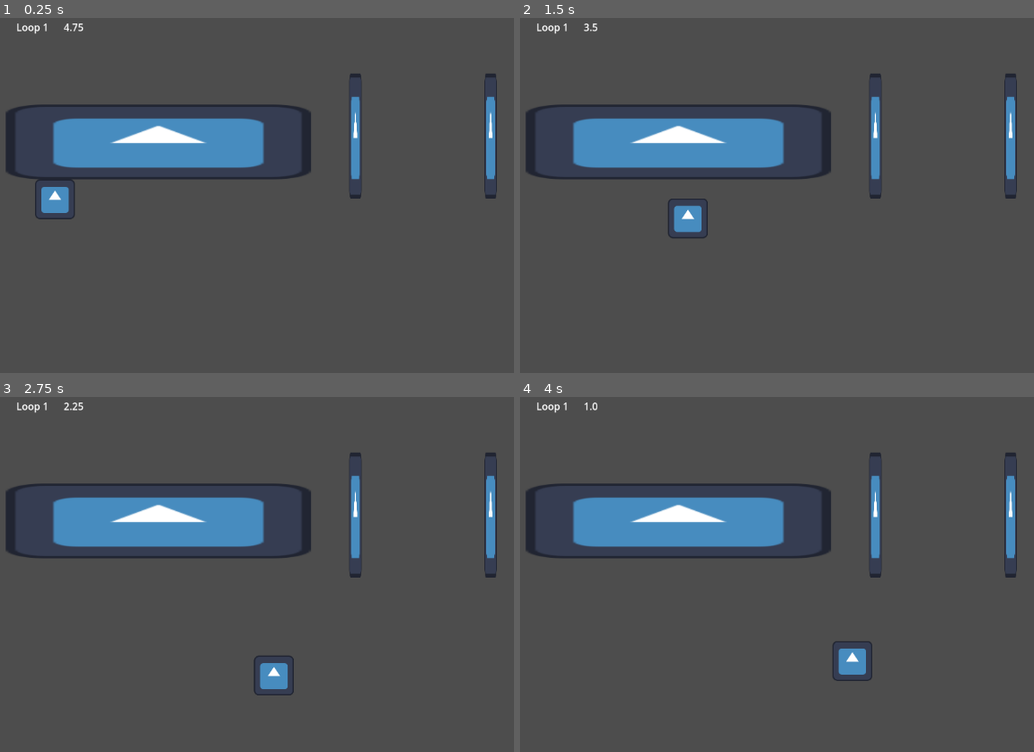
Above: before the commit, frames 1-4 (two rows, left to right).
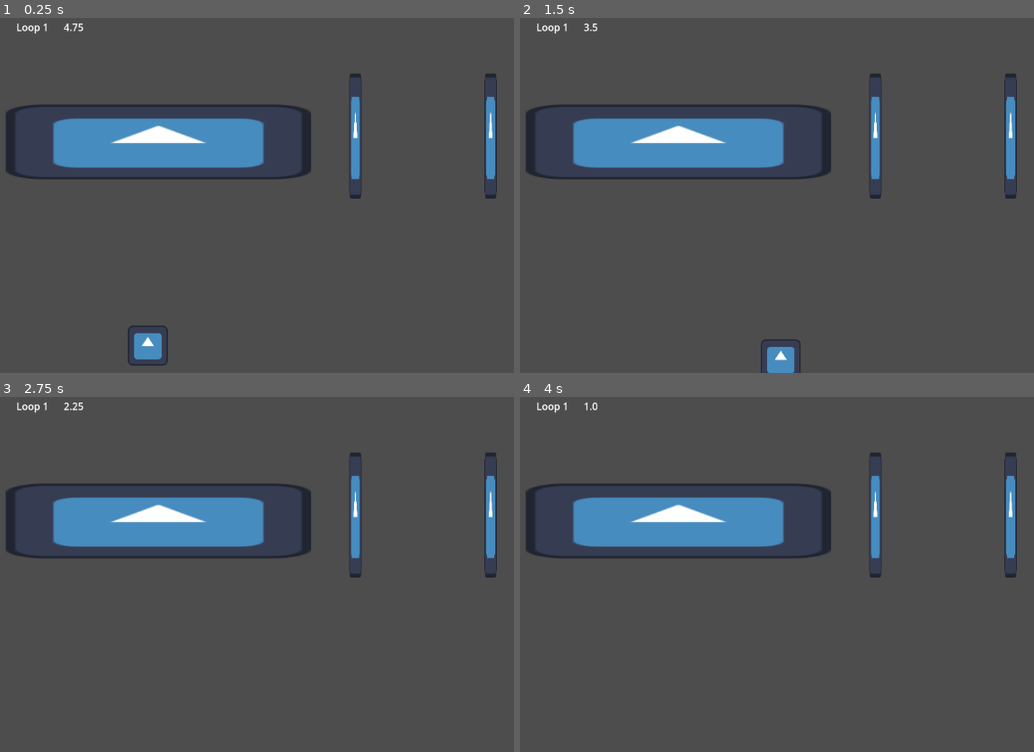
Above: after the commit, the same moments.

Repository: AthertonRoamer/GMTK25
Game: Godot game, scene res://framework/main/main.tscn
Two runs of this game, one before a commit and one after it. Both use one fixed random seed, a clock stepped at 60 frames per second and the inputs below. The engine's default icon, where the game draws it, is replaced by a stand-in: a white triangle on a blue panel in a dark square.
Inputs:
- Up to frame 1 (0.25 s): no input
- Up to frame 2 (1.5 s): tap Enter at 0.5 s; hold D (walk_right) 0.53-1.28 s; tap W (significant_input) at 0.6, 1.35 s; hold S (walk_down) from 1.28 s (still down)
- Up to frame 3 (2.75 s): release S (walk_down) at 2.03 s; hold D (walk_right) from 2.03 s (still down); tap W (significant_input) at 2.1 s
- Up to frame 4 (4 s): tap W (significant_input) at 2.85, 3.6 s; release D (walk_right) at 3.53 s; hold A (walk_left) from 3.53 s (still down)

The runs differ from the first frame. In frame 1, 1.1% of the frame differs, in the area x 6-33%, y 45-98%; in frame 2, 1.0%; in frame 3, 0.6%; in frame 4, 0.5%.

Commit message:
minor adjustments

Diff:
--- a/gmtk25/levels/maps/test/test_map_1.tscn
+++ b/gmtk25/levels/maps/test/test_map_1.tscn
@@ -9,7 +9,7 @@
 spawn_point = NodePath("SpawnPoint")
 
 [node name="SpawnPoint" type="Node2D" parent="."]
-position = Vector2(156, 369)
+position = Vector2(305, 604)
 
 [node name="Icon" type="Sprite2D" parent="."]
 position = Vector2(322, 277)
--- a/gmtk25/player/player.gd
+++ b/gmtk25/player/player.gd
@@ -36,7 +36,11 @@
 		else:
 			health = v
 
-var should_walk_up : bool = false
+var should_walk_up : bool = false:
+	set(v):
+		if v != should_walk_up:
+			print("should_walk_up now ", v)
+		should_walk_up = v
 var should_walk_down : bool = false
 var should_walk_right : bool = false
 var should_walk_left : bool = false
@@ -46,7 +50,7 @@
 	if set_current_friction_from_slow_down_time:
 		#250 px/sec 250 px/sec / 1 sec = 250 px / sec /sec
 		current_friction = walk_max_speed / current_slow_down_time
-		#print("ground friction: ", ground_friction)
+		#print("current friction: ", current_friction)
 	if set_walk_accel_from_time:
 		walk_accel = walk_max_speed / walk_accel_time
 		#print("walk accel ", walk_accel)
@@ -77,7 +81,7 @@
 
 func _physics_process(delta: float) -> void:
 
-
+	walk_direction = Vector2.ZERO
 	if should_walk_down:
 		walk_direction += Vector2.DOWN
 	if should_walk_up:
@@ -95,7 +99,7 @@
 		v = max(v, 0)
 		velocity = velocity.normalized() * v
 
-	##walk
+	#walk
 	var this_walk_accel : Vector2 = walk_direction * walk_accel * delta
 	if (velocity + this_walk_accel).length() <= walk_max_speed: #if accelerating doesnt exceed max speed, accelerate
 		velocity += this_walk_accel
@@ -104,9 +108,6 @@
 
 	if active:
 		move_and_slide()
-	#reset variables
-
-	walk_direction = Vector2.ZERO
 
 
 func take_damage(dmg : float) -> void:
--- a/gmtk25/player/player.tscn
+++ b/gmtk25/player/player.tscn
@@ -1,17 +1,20 @@
-[gd_scene load_steps=4 format=3 uid="uid://bql7743e7e2in"]
+[gd_scene load_steps=5 format=3 uid="uid://bql7743e7e2in"]
 
 [ext_resource type="Script" uid="uid://dyq28pqep14p8" path="res://player/player.gd" id="1_oul6g"]
 [ext_resource type="Texture2D" uid="uid://bm22u2e0ma6d1" path="res://icon.svg" id="2_rkbax"]
+[ext_resource type="Script" uid="uid://b3vqgbwnh3fro" path="res://player/sprite_2d.gd" id="3_g1dw6"]
 
 [sub_resource type="RectangleShape2D" id="RectangleShape2D_g1dw6"]
 size = Vector2(64, 64)
 
 [node name="Player" type="CharacterBody2D"]
+motion_mode = 1
 script = ExtResource("1_oul6g")
 
 [node name="Sprite2D" type="Sprite2D" parent="."]
 scale = Vector2(0.5, 0.5)
 texture = ExtResource("2_rkbax")
+script = ExtResource("3_g1dw6")
 
 [node name="CollisionShape2D" type="CollisionShape2D" parent="."]
 shape = SubResource("RectangleShape2D_g1dw6")
--- /dev/null
+++ b/gmtk25/player/sprite_2d.gd
@@ -0,0 +1,25 @@
+extends Sprite2D
+
+@export var parent:Node2D
+var parent_prev_position:Vector2
+var parent_curr_position:Vector2
+
+func _physics_process(_delta):
+	parent_prev_position = parent_curr_position
+	parent_curr_position = parent.global_position
+
+
+func _process(_delta):
+	var factor=Engine.get_physics_interpolation_fraction()
+	self.global_position.x = parent_prev_position.x + (parent_curr_position.x - parent_prev_position.x) * factor
+	self.global_position.y = parent_prev_position.y + (parent_curr_position.y - parent_prev_position.y) * factor
+func _ready():
+	if(!parent):
+		parent=get_parent()
+
+	if("global_position" in parent):
+		parent_prev_position=parent.global_position
+		parent_curr_position=parent.global_position
+	else:
+		set_process(false)
+		set_physics_process(false)
--- a/gmtk25/project.godot
+++ b/gmtk25/project.godot
@@ -50,3 +50,7 @@
 "events": [Object(InputEventKey,"resource_local_to_scene":false,"resource_name":"","device":-1,"window_id":0,"alt_press …(195 unchanged characters)…
 ]
 }
+
+[physics]
+
+common/physics_interpolation=true
Not shown, added: gmtk25/player/sprite_2d.gd.uid
